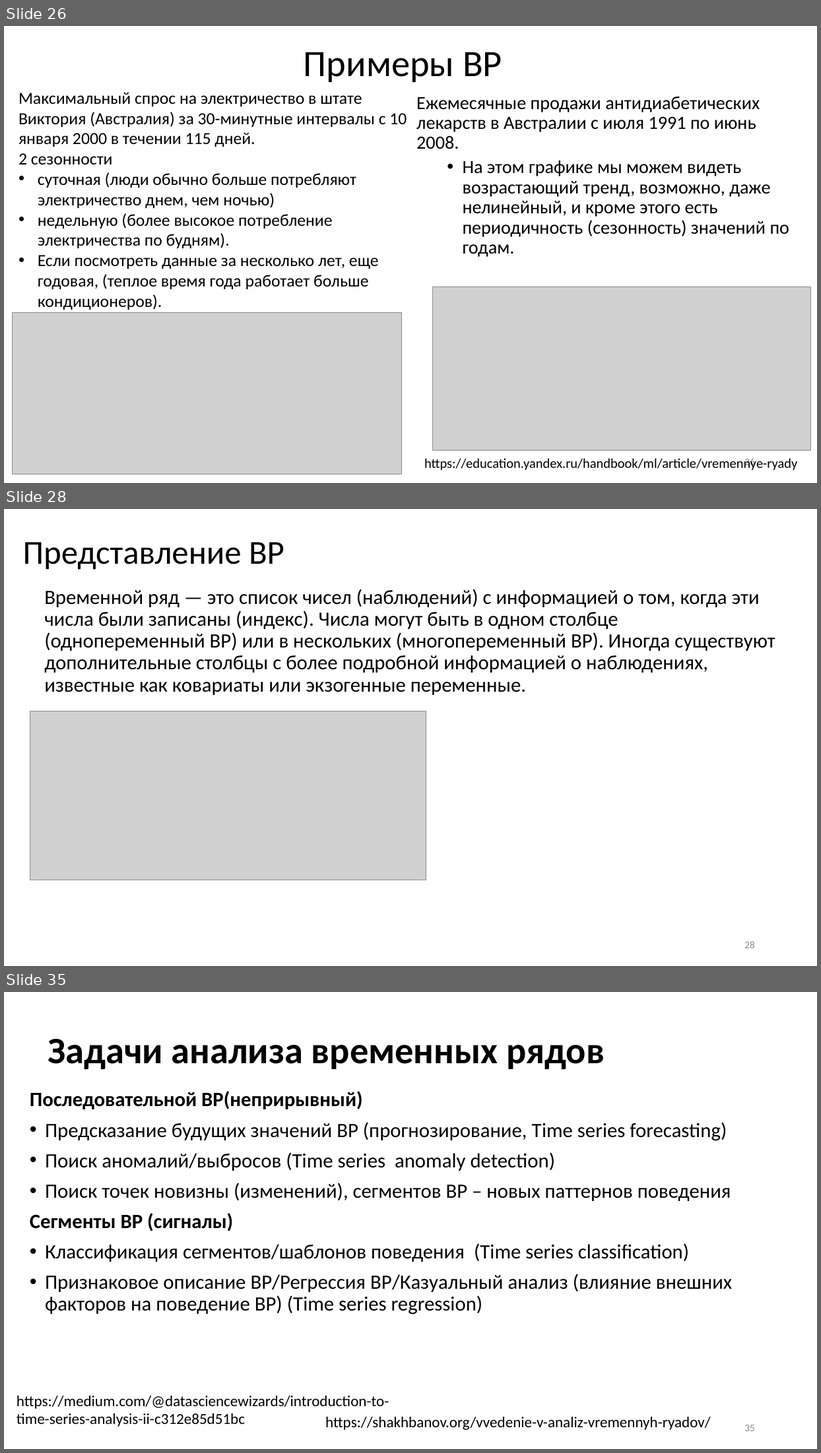
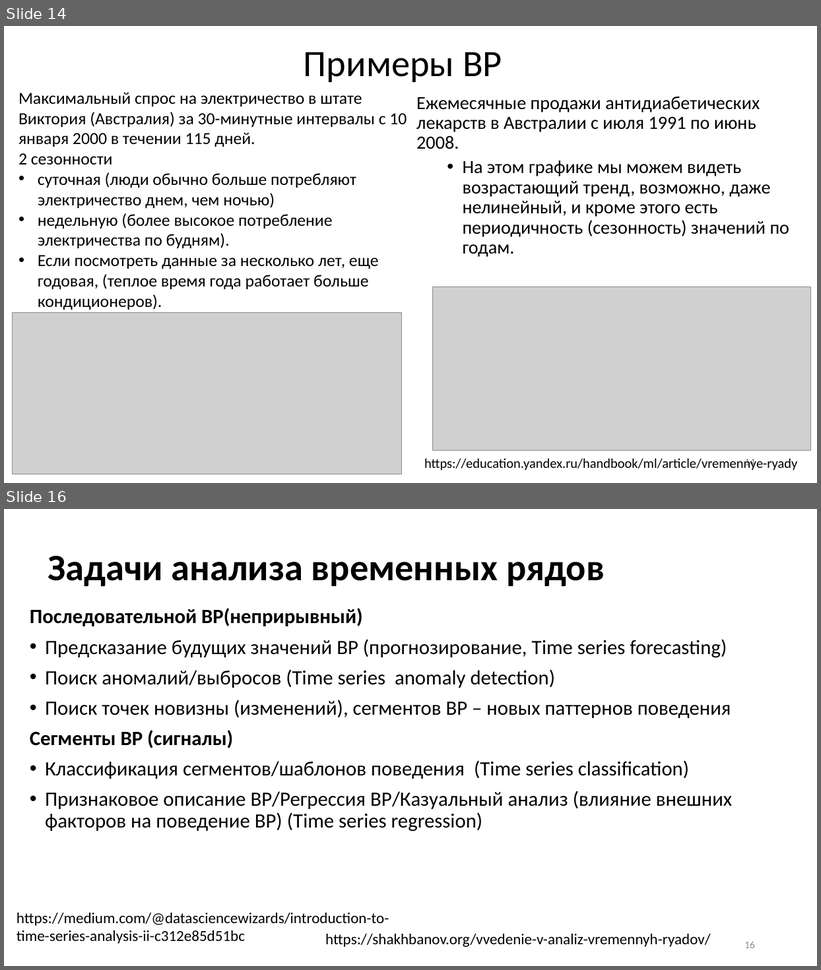
Before and after one commit to MVRonkin/TimeSeriesCourse, a slide deck: 2025/01 Введение во ВР [Автосохраненный].pptx. Shown one above the other, each under a label of ours: slides 26, 28 and 35 before the commit, slides 14 and 16 after it; the slides between them are not shown. The pictures are 821x1453 and 821x970 pixels, drawn with LibreOffice and Linux fonts; fonts in the diff are those of the drawing; grey boxes stand for pictures. Boxes give left, top, right and bottom in pixels: in the first picture for what was removed or moved away, otherwise in the second. Text is boxed around its words. In the diff, an @@ line names an element or a change of style, - is before the commit and + after.

```diff
--- a/2025/01 Введение во ВР [Автосохраненный].pptx
+++ b/2025/01 Введение во ВР [Автосохраненный].pptx
@@ slide 28 removed at bbox=[4, 509, 817, 966], background #FFFFFF @@
@@ title removed at bbox=[23, 542, 284, 570] @@
-Представление ВР
@@ text removed at bbox=[44, 589, 776, 695] @@
-Временной ряд — это список чисел (наблюдений) с информацией о том, когда эти числа были записаны (индекс). Числа могут быть в одном столбце (однопеременный ВР) или в нескольких (многопеременный ВР). Иногда существуют дополнительные столбцы с более подробной информацией о наблюдениях, известные как ковариаты или экзогенные переменные.
@@ picture removed at bbox=[30, 711, 426, 881] @@
@@ page number removed at bbox=[745, 941, 755, 949] @@
-28
@@ what was slide 26 is now slide 14 @@
@@ page number at bbox=[745, 459, 755, 469]: text changed @@
-26
+14
@@ what was slide 35 is now slide 16 @@
@@ page number at bbox=[745, 941, 755, 949]: text changed @@
-35
+16
```
Also in this commit, not shown: 12 slides changed, 22 other slides removed, 4 other files.
